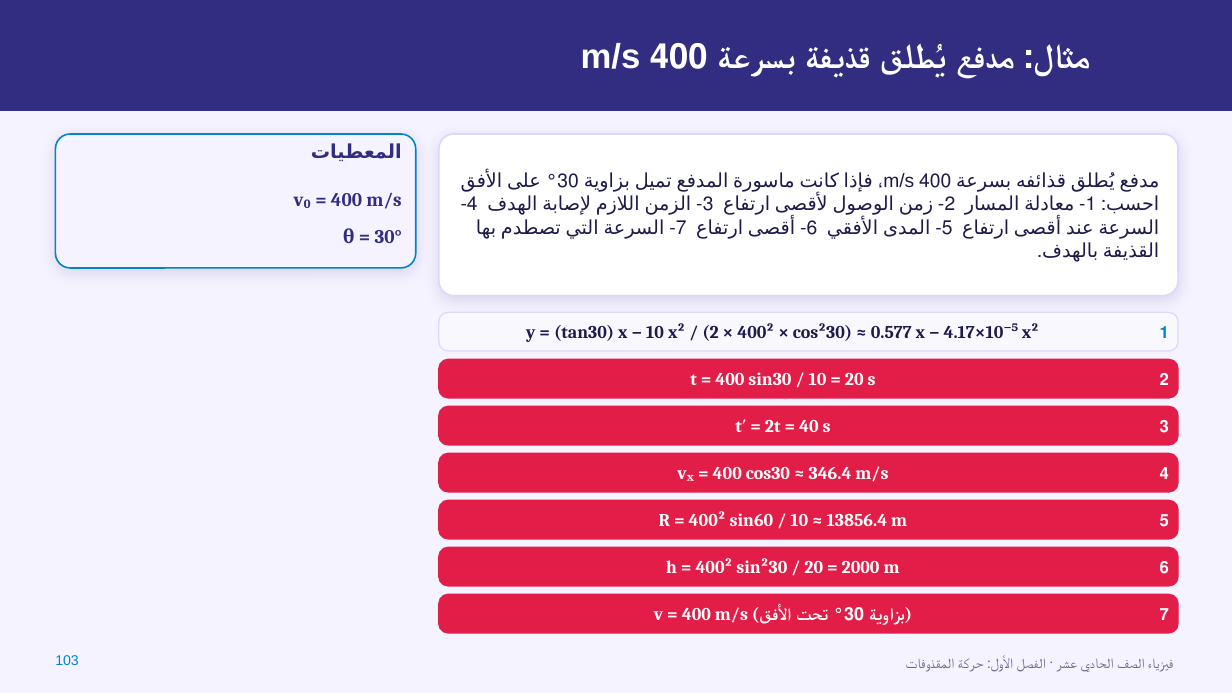
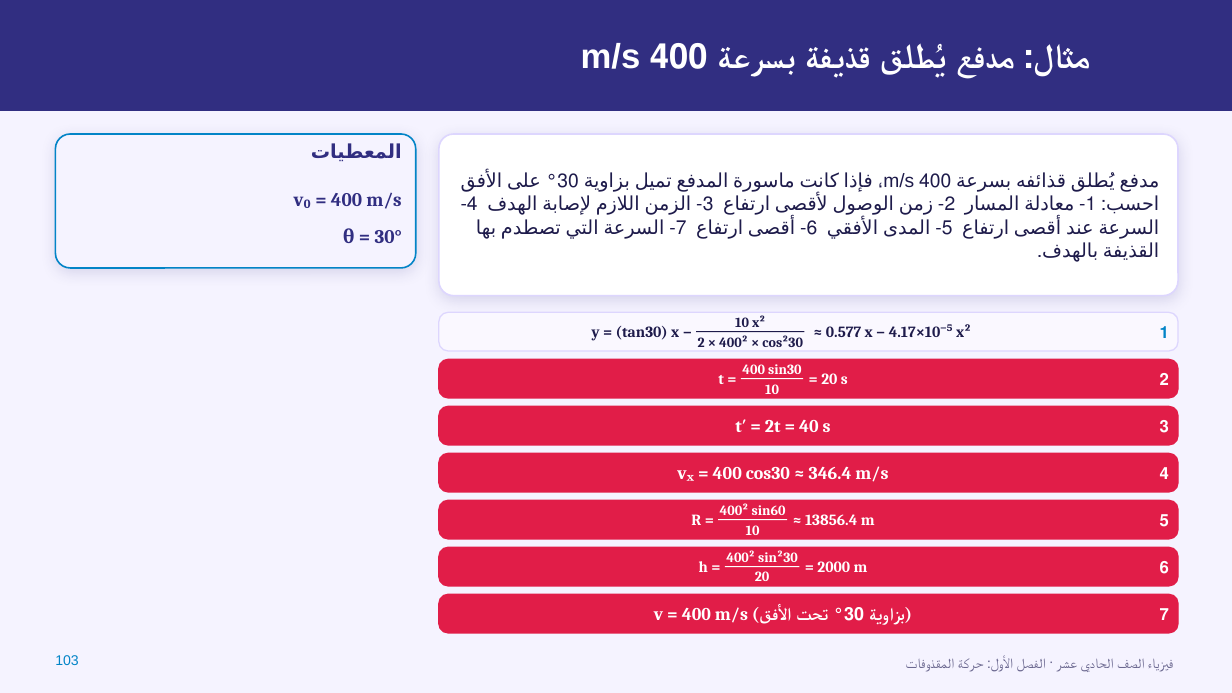
Before and after one commit to loaialkhaldi-png/Physics-tube, a slide deck: slide 103 of فيزياء11_الفصل1_حركة_المقذوفات.pptx. Drawn at 1232x693 pixels with LibreOffice and Linux fonts; fonts in the diff are those of the drawing; background and template pictures are left out. Boxes give left, top, right and bottom in pixels: in the first picture for what was removed or moved away, otherwise in the second. Text is boxed around its words. In the diff, an @@ line names an element or a change of style, - is before the commit and + after.

```diff
--- a/فيزياء11_الفصل1_حركة_المقذوفات.pptx
+++ b/فيزياء11_الفصل1_حركة_المقذوفات.pptx
@@ text at <box>826,324,971,337</box>: text changed; size 14 to 12.1 pt @@
-y = (tan30) x − 10 x² / (2 × 400² × cos²30) ≈ 0.577 x − 4.17×10⁻⁵ x²
+≈ 0.577 x − 4.17×10⁻⁵ x²
@@ group added at <box>592,315,805,347</box>: 3 texts, 1 line @@
+y = (tan30) x −
+10 x²
+2 × 400² × cos²30
@@ text removed at <box>690,372,876,385</box> @@
-t = 400 sin30 / 10 = 20 s
@@ group added at <box>718,364,848,394</box>: 4 texts, 1 line @@
+t =
+400 sin30
+10
+= 20 s
@@ group added at <box>691,503,787,535</box>: 3 texts, 1 line @@
+R =
+400² sin60
+10
@@ text at <box>805,514,875,525</box>: text changed; size 14 to 12.1 pt @@
-R = 400² sin60 / 10 ≈ 13856.4 m
+≈ 13856.4 m
@@ text removed at <box>666,558,900,573</box> @@
-h = 400² sin²30 / 20 = 2000 m
@@ group added at <box>699,550,868,581</box>: 4 texts, 1 line @@
+h =
+400² sin²30
+20
+= 2000 m
```
Also in this commit, not shown: 25 other slides changed, 6 other files.
